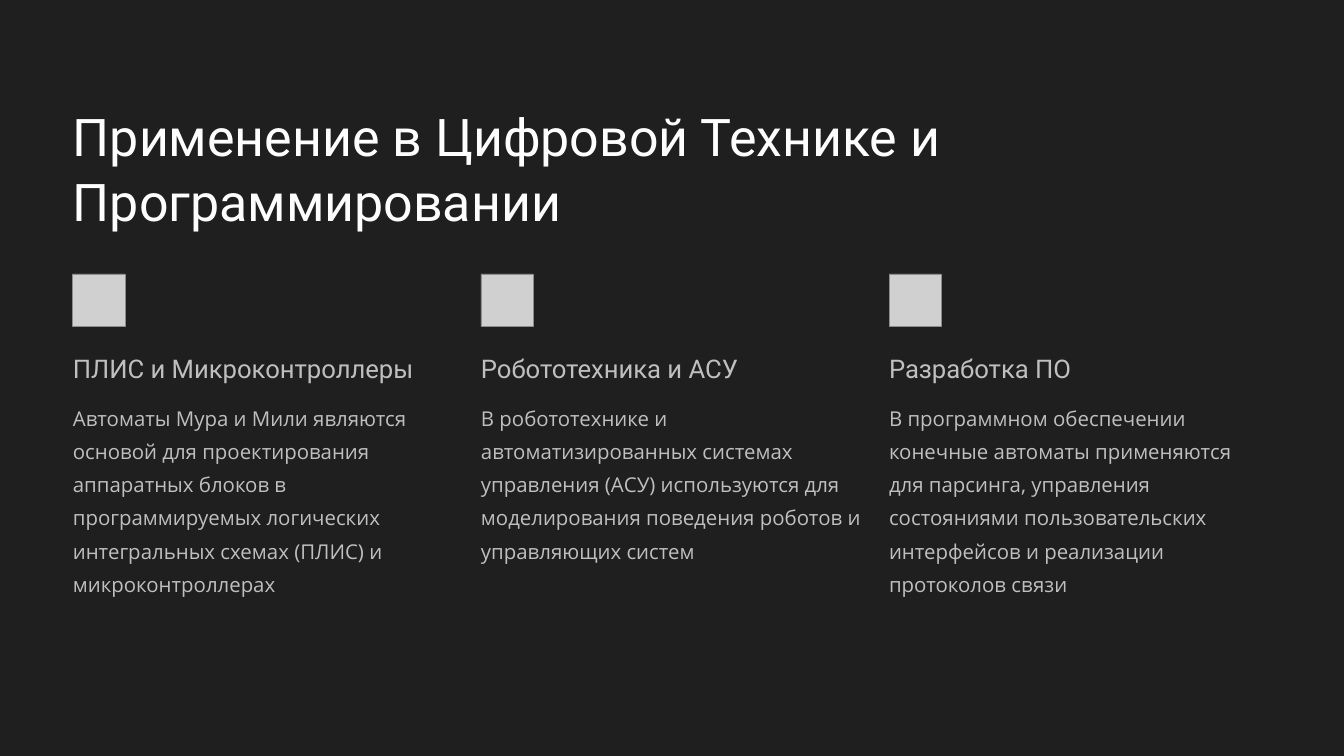
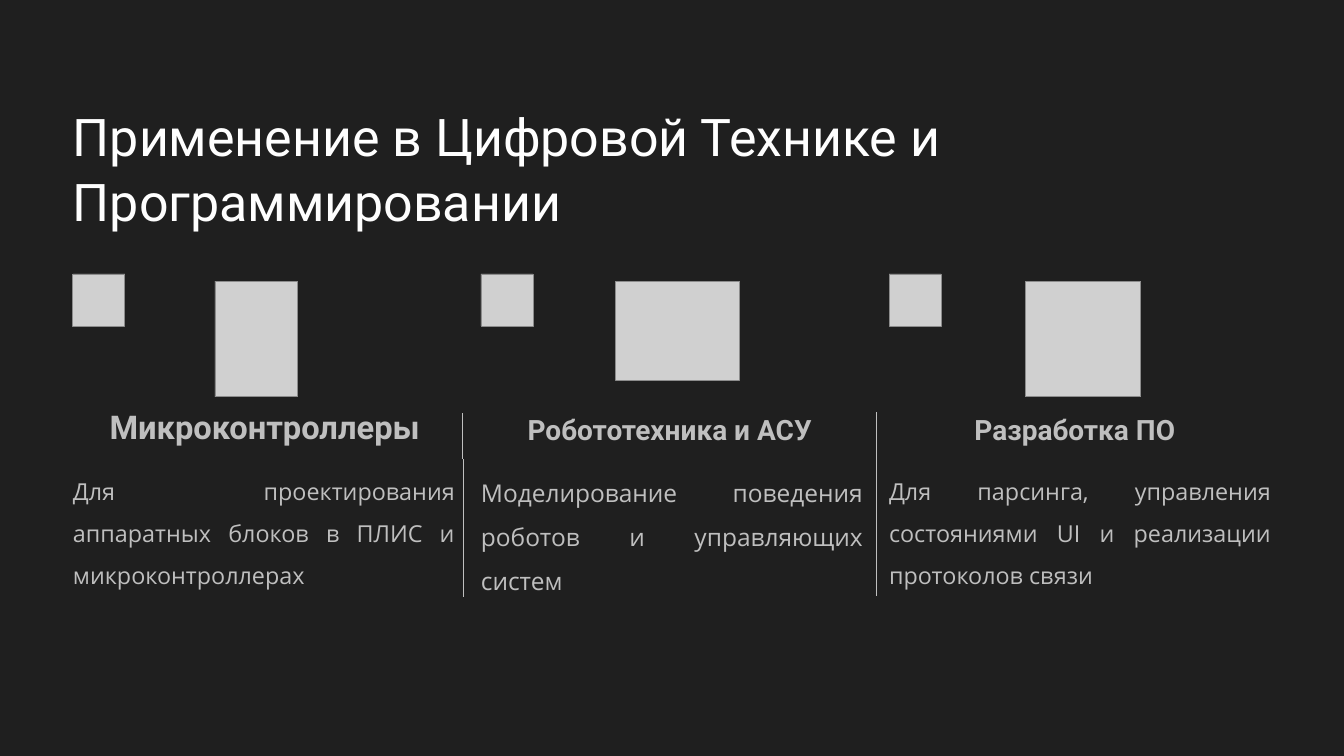
Before and after one commit to Astolfo-femboy-UwU/urban-octo-barnacle, a slide deck: slide 8 of Вычислительная техника/Автоматы Мура и Мили.pptx. Drawn at 1344x756 pixels with LibreOffice and Linux fonts; fonts in the diff are those of the drawing; grey boxes stand for pictures; background and template pictures are left out. Boxes give left, top, right and bottom in pixels: in the first picture for what was removed or moved away, otherwise in the second. Text is boxed around its words. In the diff, an @@ line names an element or a change of style, - is before the commit and + after.

```diff
--- a/Вычислительная техника/Автоматы Мура и Мили.pptx
+++ b/Вычислительная техника/Автоматы Мура и Мили.pptx
@@ picture added at bbox=[215, 281, 297, 397] @@
@@ picture added at bbox=[616, 281, 740, 381] @@
@@ picture added at bbox=[1025, 281, 1141, 397] @@
@@ text "Микроконтроллеры" at bbox=[110, 416, 420, 446]: vertical alignment top to middle @@
@@ text at bbox=[110, 416, 420, 446]: text changed; size 22 to 28 pt; bold on @@
-ПЛИС и Микроконтроллеры
+Микроконтроллеры
@@ text "Робототехника и АСУ" at bbox=[528, 418, 812, 441]: size 22 to 24 pt, bold on; alignment left to centre @@
@@ text "Робототехника и АСУ": place and size @@
-text "Робототехника и АСУ" at bbox=[481, 358, 738, 378]
+text "Робототехника и АСУ" at bbox=[528, 418, 812, 441]
@@ line added from (463, 413) to (463, 596), #BFBFBF 0 pt @@
@@ text "Разработка ПО": place and size @@
-text "Разработка ПО" at bbox=[889, 358, 1071, 383]
+text "Разработка ПО" at bbox=[974, 418, 1175, 446]
@@ text "Разработка ПО" at bbox=[974, 418, 1175, 446]: size 22 to 24 pt, bold on; alignment left to centre @@
@@ line added from (876, 412) to (876, 596), #BFBFBF 0 pt @@
@@ text at bbox=[73, 483, 455, 590]: text changed; size 17.5 to 20 pt @@
-Автоматы Мура и Мили являются основой для проектирования аппаратных блоков в программируемых логических интегральных схемах (ПЛИС) и микроконтроллерах
+Для проектирования аппаратных блоков в ПЛИС и микроконтроллерах
@@ text at bbox=[481, 484, 863, 552]: text changed; size 17.5 to 21 pt @@
-В робототехнике и автоматизированных системах управления (АСУ) используются для моделирования поведения роботов и управляющих систем
+Моделирование поведения роботов и управляющих систем
@@ text at bbox=[889, 483, 1271, 590]: text changed; size 17.5 to 20 pt @@
-В программном обеспечении конечные автоматы применяются для парсинга, управления состояниями пользовательских интерфейсов и реализации протоколов связи
+Для парсинга, управления состояниями UI и реализации протоколов связи
```
Also in this commit, not shown: 7 other slides changed, 1 slide added, 1 slide removed, 1 other file.
